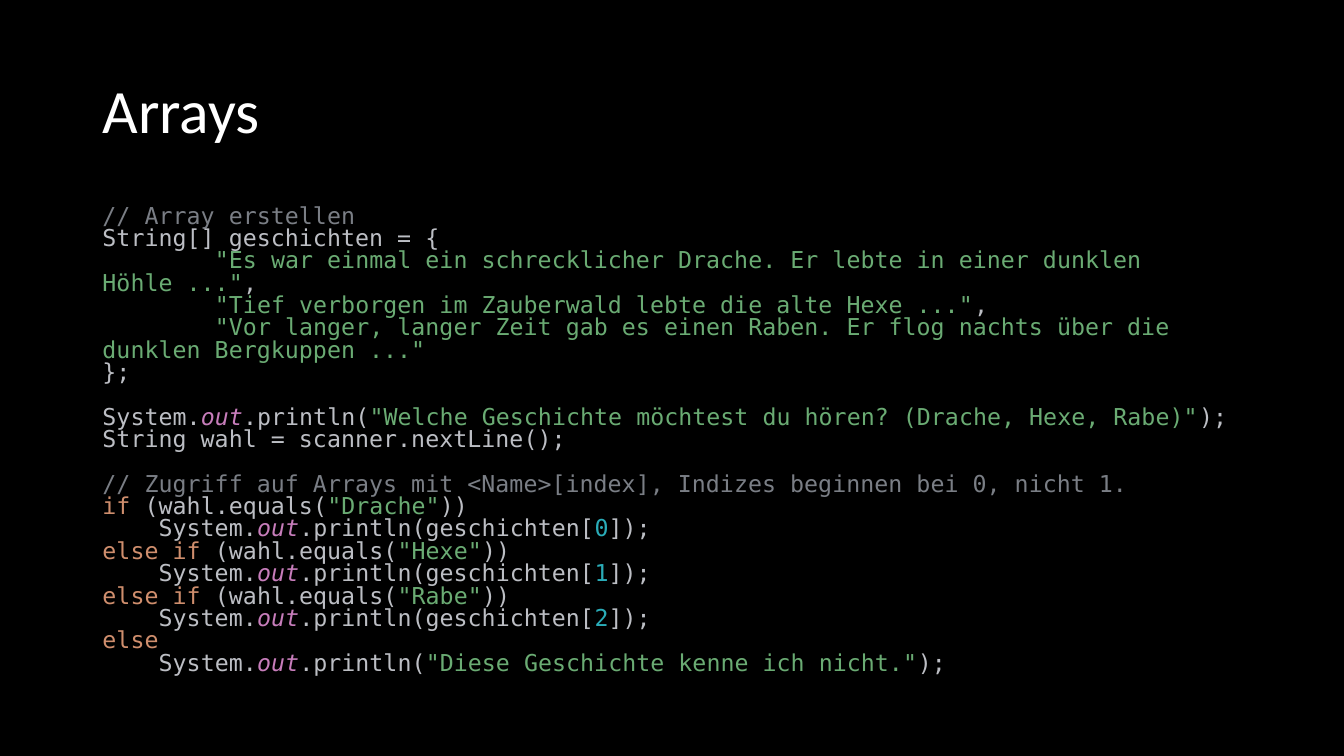
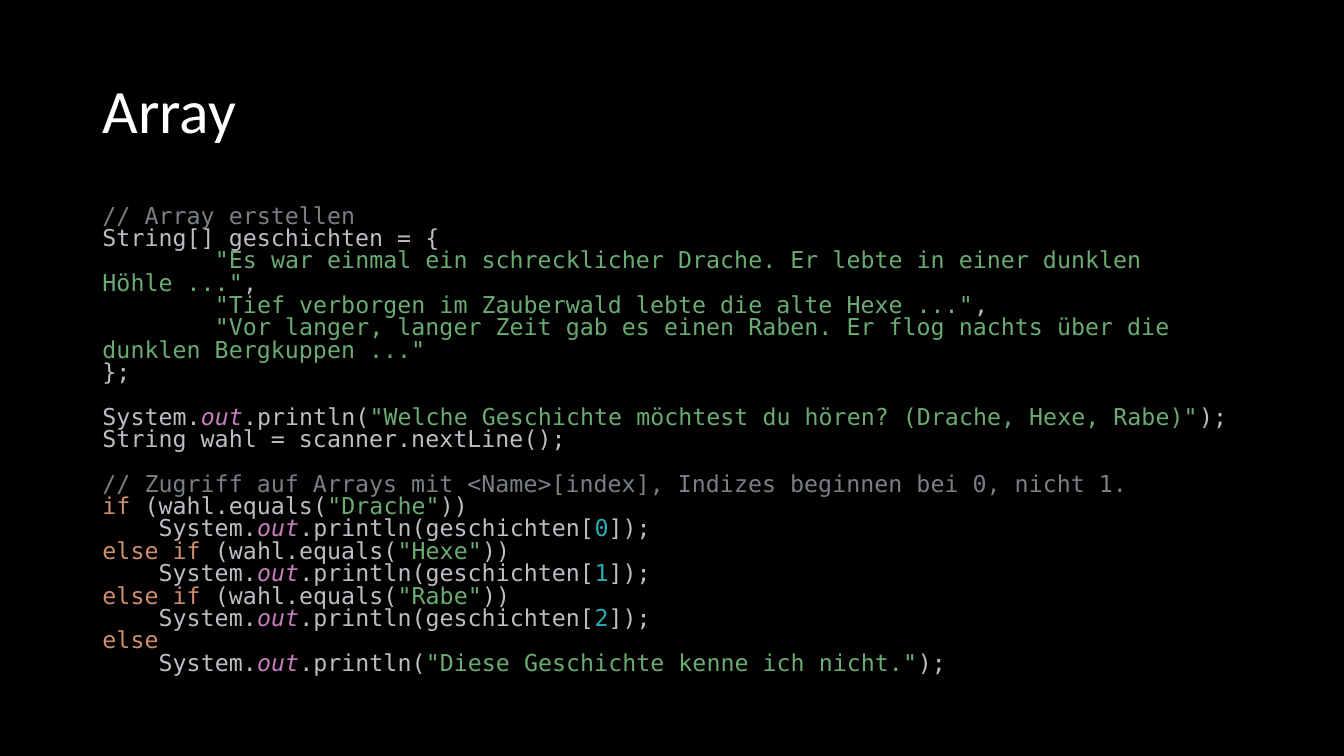
Before and after one commit to Cactusroot/Java, a slide deck: slide 48 of src/Java.pptx (slide 47 before the commit). Drawn at 1344x756 pixels with LibreOffice and Linux fonts; fonts in the diff are those of the drawing. Boxes give left, top, right and bottom in pixels: in the first picture for what was removed or moved away, otherwise in the second. Text is boxed around its words. In the diff, an @@ line names an element or a change of style, - is before the commit and + after.

```diff
--- a/src/Java.pptx
+++ b/src/Java.pptx
@@ title at [102,93,236,143]: text changed @@
-Arrays
+Array
```
Also in this commit, not shown: 7 other slides changed, 1 slide added, 4 other files.
